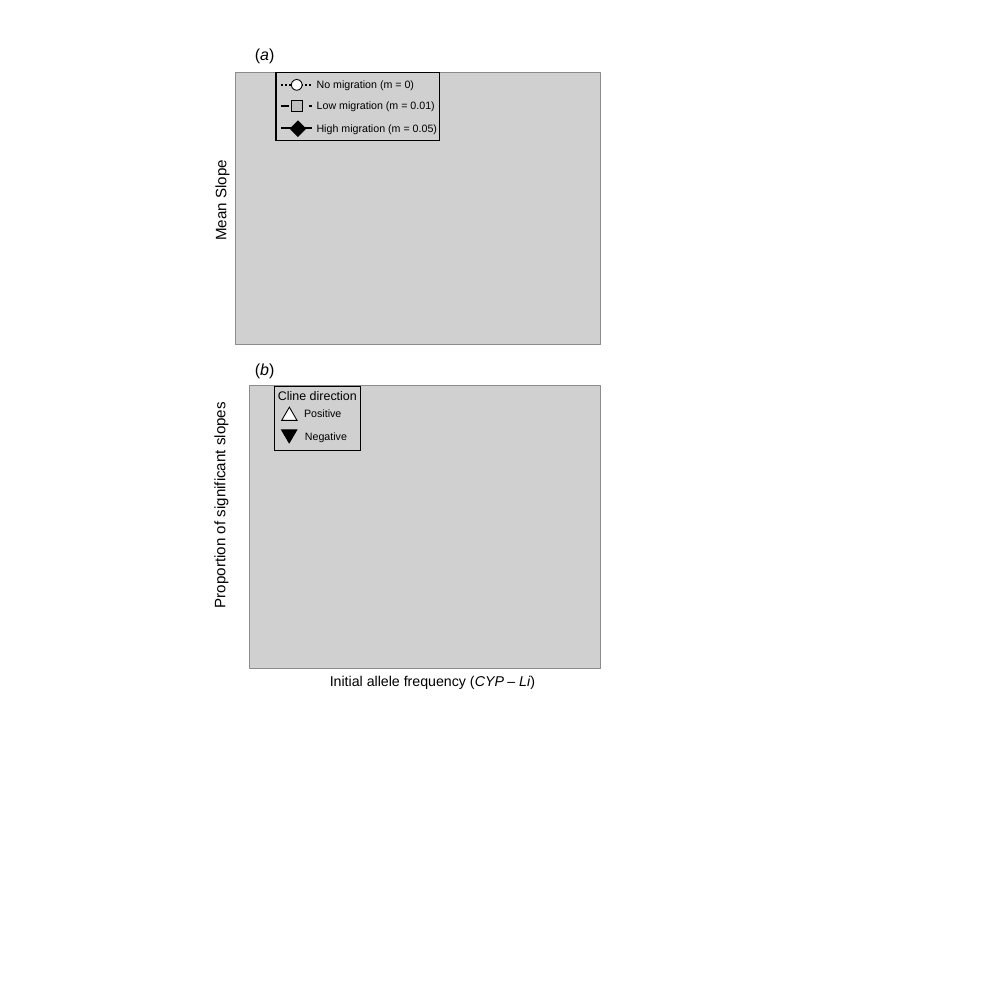
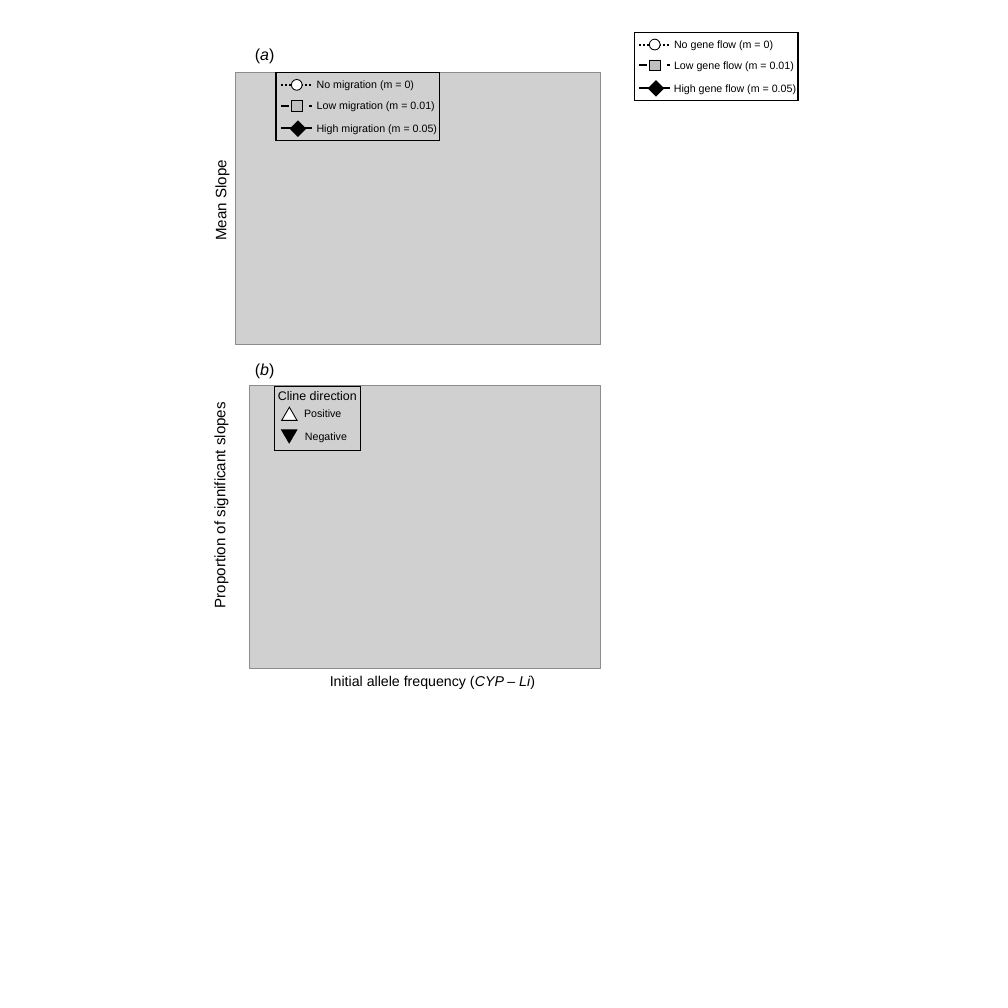
Before and after one commit to James-S-Santangelo/Simulating-Evolutionary-Clines-SEC-, a slide deck: slide 8 of SEC_Writings/SEC_Manuscript-Figures.pptx. Drawn at 1008x1008 pixels with LibreOffice and Linux fonts; fonts in the diff are those of the drawing; grey boxes stand for pictures. Boxes give left, top, right and bottom in pixels: in the first picture for what was removed or moved away, otherwise in the second. Text is boxed around its words. In the diff, an @@ line names an element or a change of style, - is before the commit and + after.

```diff
--- a/SEC_Writings/SEC_Manuscript-Figures.pptx
+++ b/SEC_Writings/SEC_Manuscript-Figures.pptx
@@ group added at bbox=[634, 32, 798, 100]: 3 lines, 3 texts, 3 rectangles, 1 ellipse @@
+No gene flow (m = 0)
+Low gene flow (m = 0.01)
+High gene flow (m = 0.05)
```
Also in this commit, not shown: 5 other slides changed, 30 other files.
